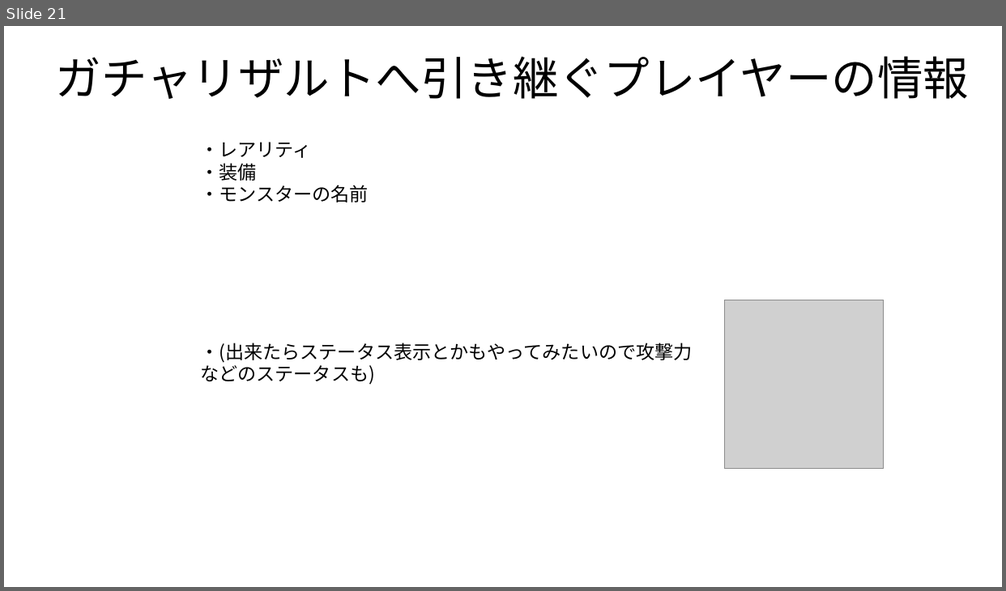
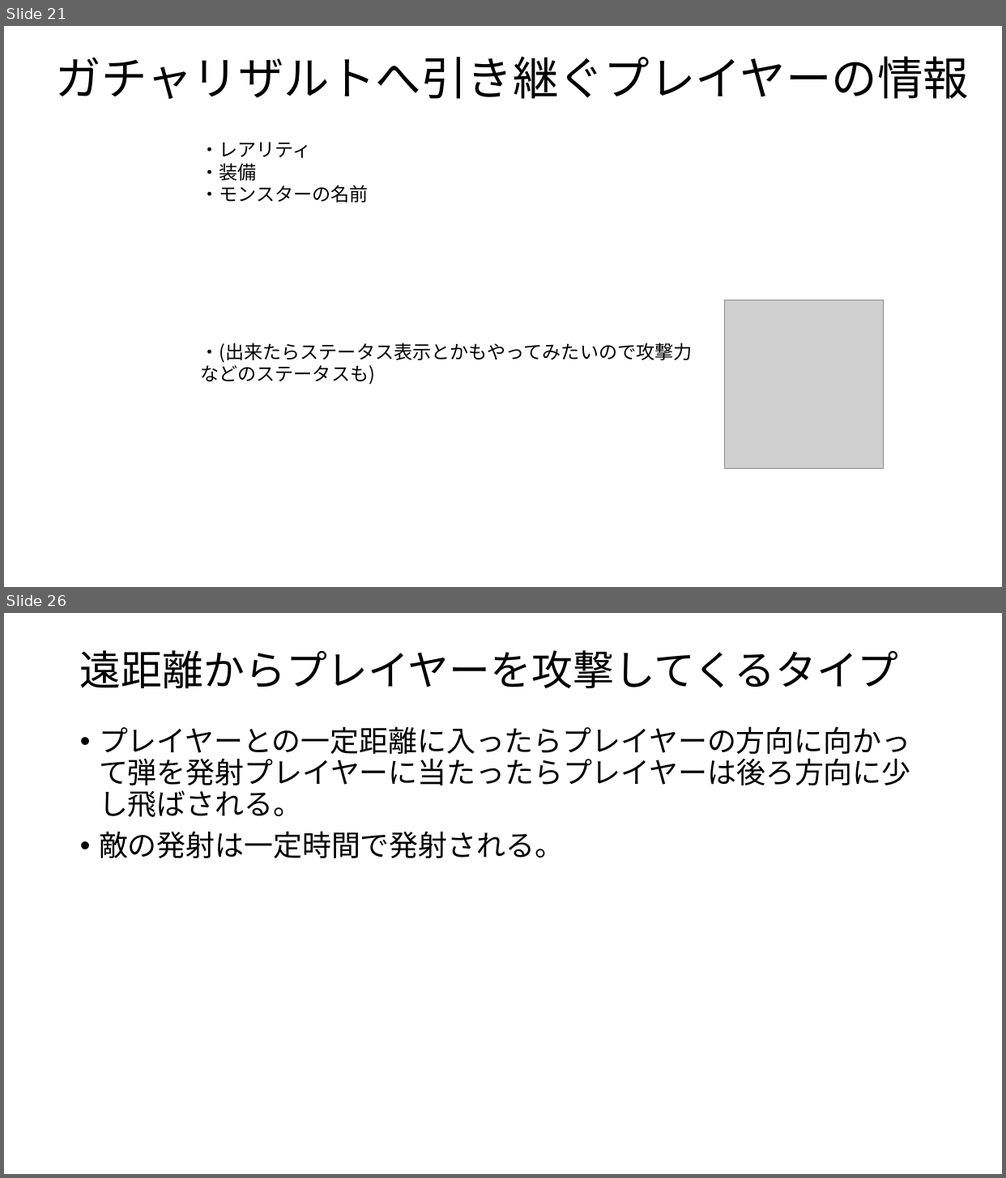
Before and after one commit to teramoti/YakinikuTabetai, a slide deck: 企画書もどき.pptx. Shown one above the other, each under a label of ours: slide 21 before the commit, slides 21 and 26 after it; the slides between them are not shown. The pictures are 1006x591 and 1006x1178 pixels, drawn with LibreOffice and Linux fonts; fonts in the diff are those of the drawing; grey boxes stand for pictures. Boxes give left, top, right and bottom in pixels: in the first picture for what was removed or moved away, otherwise in the second. Text is boxed around its words. In the diff, an @@ line names an element or a change of style, - is before the commit and + after.

Commit message:
敵の動きの仕様ちょびっと追加

```diff
--- a/企画書もどき.pptx
+++ b/企画書もどき.pptx
@@ slide 26 added at (x1=4, y1=613, x2=1002, y2=1174), background #FFFFFF @@
@@ title added at (x1=80, y1=650, x2=899, y2=688), 39.6 pt, text #000000 @@
+遠距離からプレイヤーを攻撃してくるタイプ
@@ text added at (x1=99, y1=726, x2=911, y2=858), 28 pt, text #000000 @@
+• プレイヤーとの一定距離に入ったらプレイヤーの方向に向かって弾を発射プレイヤーに当たったらプレイヤーは後ろ方向に少し飛ばされる。
+• 敵の発射は一定時間で発射される。
```
Also in this commit, not shown: 1 slide changed, 4 other slides added.
